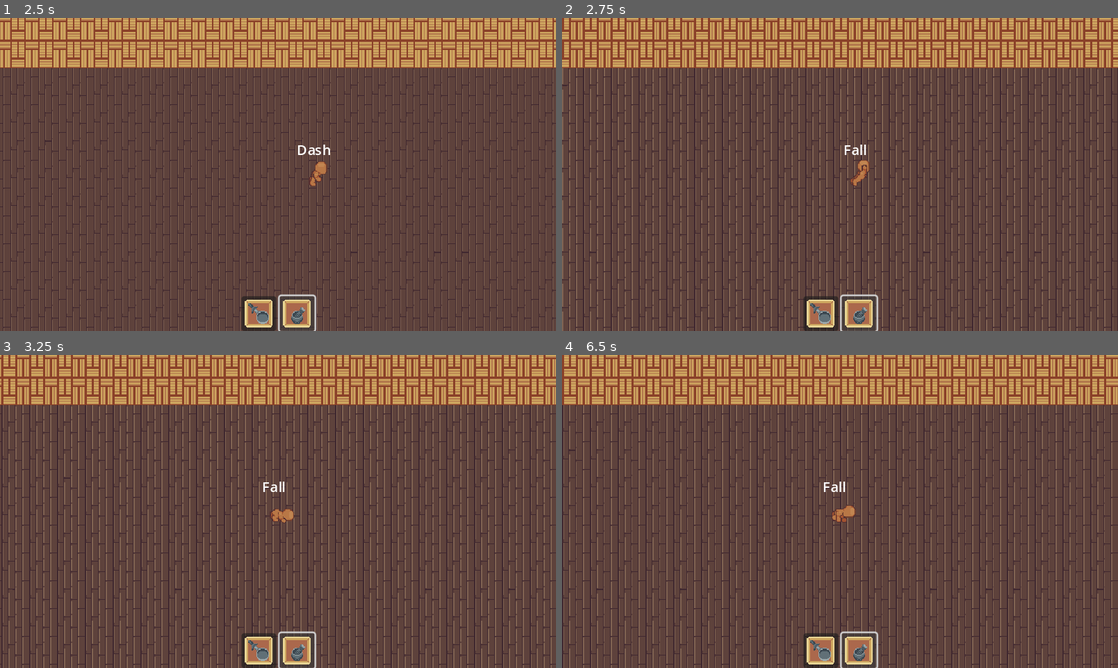
Above: before the commit, frames 1-4 (two rows, left to right).
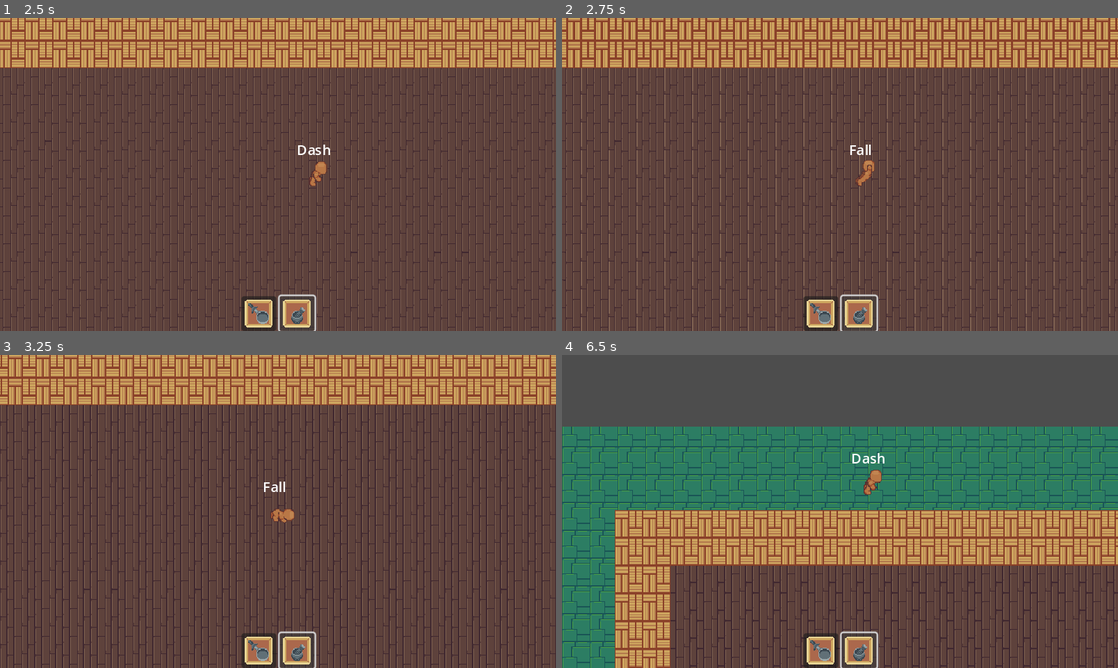
Above: after the commit, the same moments.

Repository: ajcar110/ARPG-Char-Control
Game: Godot game, scene res://game_master.tscn
The game is run twice, just before and just after one commit, with the same random seed, the same clock (stepped at 60 frames per second) and the same inputs.
Inputs (mouse positions are in pixels of both pictures, inside the frame that each line leads up to):
- Up to frame 1 (2.5 s): click (261, 312) at 0.5 s; click (294, 312) at 1.25 s; hold D (move_right) from 2.03 s (still down); tap Space (dash) at 2.1 s; tap W (move_up) at 2.27 s
- Up to frame 2 (2.75 s): keep holding D (move_right)
- Up to frame 3 (3.25 s): keep holding D (move_right); tap F (atk) at 2.85 s; tap W (move_up) at 3.02 s; tap Space (dash) at 3.05 s
- Up to frame 4 (6.5 s): release D (move_right) at 3.53 s; hold A (move_left) 3.53-4.28 s; tap Space (dash) at 3.6, 4.35, 5.3, 5.85 s; hold D (move_right) 4.28-5.78 s; tap W (move_up) at 4.52, 5.27, 6.02 s; tap F (atk) at 5.1 s; hold A (move_left) from 5.78 s (still down)

Frame 1 is identical in both runs. In frame 2, 49% of the frame differs, in the area x 0-100%, y 0-100%; in frame 3, 44%; in frame 4, 82%.

Commit message:
Fall Now with Friction!

Diff:
--- a/Player/Dash.gd
+++ b/Player/Dash.gd
@@ -24,10 +24,9 @@
 func physics_process(delta: float) -> BaseState:
 	if move == Vector2.ZERO:
 		move = direction_arr[character.facing_index]
-		print(move)
 	character.velocity = move * (character.dash_speed * Global.TILESIZE)
 	character.move_and_slide()
-	if character.is_on_wall():
+	if character.is_on_wall() or character.is_on_ceiling() or character.is_on_floor():
 		return fall_state
 	if character.position.distance_to(dash_start) > dash_distance:
 		return fall_state
--- a/Player/Fall.gd
+++ b/Player/Fall.gd
@@ -1,6 +1,24 @@
-extends BaseState
-
-@export var idle_node: NodePath
+extends MoveState
 
 
-@onready var idle_state: BaseState = get_node(idle_node)
+var friction = .7
+
+var move
+
+func enter() -> void:
+	super.enter()
+	move = get_movement_input()
+
+func input(event: InputEvent) -> BaseState:
+	return null
+
+
+func physics_process(delta: float) -> BaseState:
+	if move == Vector2.ZERO:
+		move = direction_arr[character.facing_index]
+	character.velocity *= friction
+	character.move_and_slide()
+
+	if character.velocity.is_zero_approx():
+		return idle_state
+	return null
--- a/Player/player.tscn
+++ b/Player/player.tscn
@@ -962,7 +962,10 @@
 
 [node name="Fall" type="Node" parent="StateMachine" node_paths=PackedStringArray("character")]
 script = ExtResource("8_obw7j")
+dash_node = NodePath("../Dash")
 idle_node = NodePath("../Idle")
+walk_node = NodePath("../Walk")
+attack_node = NodePath("../Attack")
 animation_name = "Fall"
 character = NodePath("../..")
 
